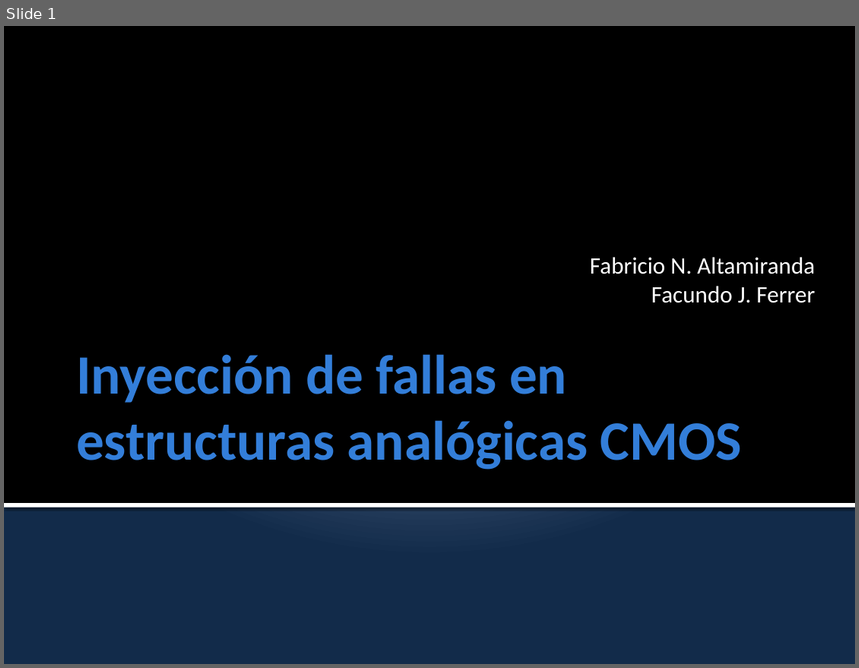
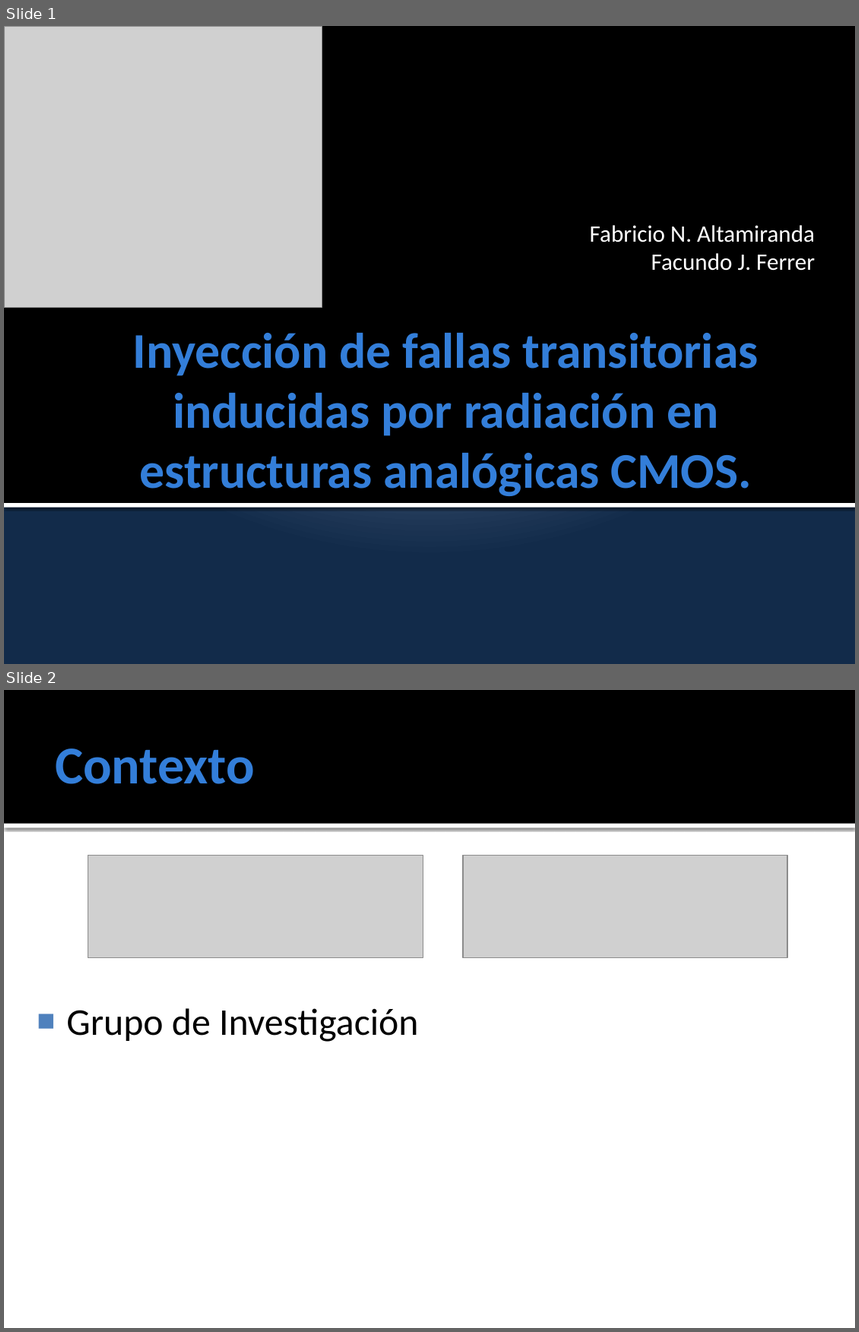
Before and after one commit to ginotkj/fiocs, a slide deck: Documentation/Documentacion/PRESENTACION.pptx. Shown one above the other, each under a label of ours: slide 1 before the commit, slides 1 and 2 after it. The pictures are 859x668 and 859x1332 pixels, drawn with LibreOffice and Linux fonts; fonts in the diff are those of the drawing; grey boxes stand for pictures. Boxes give left, top, right and bottom in pixels: in the first picture for what was removed or moved away, otherwise in the second. Text is boxed around its words. In the diff, an @@ line names an element or a change of style, - is before the commit and + after.

Commit message:
parte de fabri agregada

```diff
--- a/Documentation/Documentacion/PRESENTACION.pptx
+++ b/Documentation/Documentacion/PRESENTACION.pptx
@@ slide 2 added at [4, 690, 855, 1328], background #FFFFFF @@
@@ rectangle added at [4, 690, 855, 824], fill #000000 @@
@@ title added at [55, 749, 254, 784], 45 pt, text #337ED9, bold @@
+Contexto
@@ rectangle added at [4, 824, 855, 828], fill #FFFFFF @@
@@ picture added at [88, 855, 423, 958] @@
@@ picture added at [463, 855, 787, 958] @@
@@ text added at [66, 1008, 419, 1042], 32 pt, text #000000 @@
+■ Grupo de Investigación
@@ slide 1 changed as well @@
@@ picture added at [4, 26, 322, 308] @@
@@ subtitle "Fabricio N. Altamiranda": place and size @@
-subtitle "Fabricio N. Altamiranda" at [590, 257, 815, 303]
+subtitle "Fabricio N. Altamiranda" at [590, 225, 815, 271]
@@ title at [133, 333, 759, 496]: text changed; size 47 to 42.3 pt @@
-Inyección de fallas en estructuras analógicas CMOS
+Inyección de fallas transitorias inducidas por radiación en estructuras analógicas CMOS.
```
Also in this commit, not shown: 4 other slides changed, 9 other slides added, 10 slides removed.
